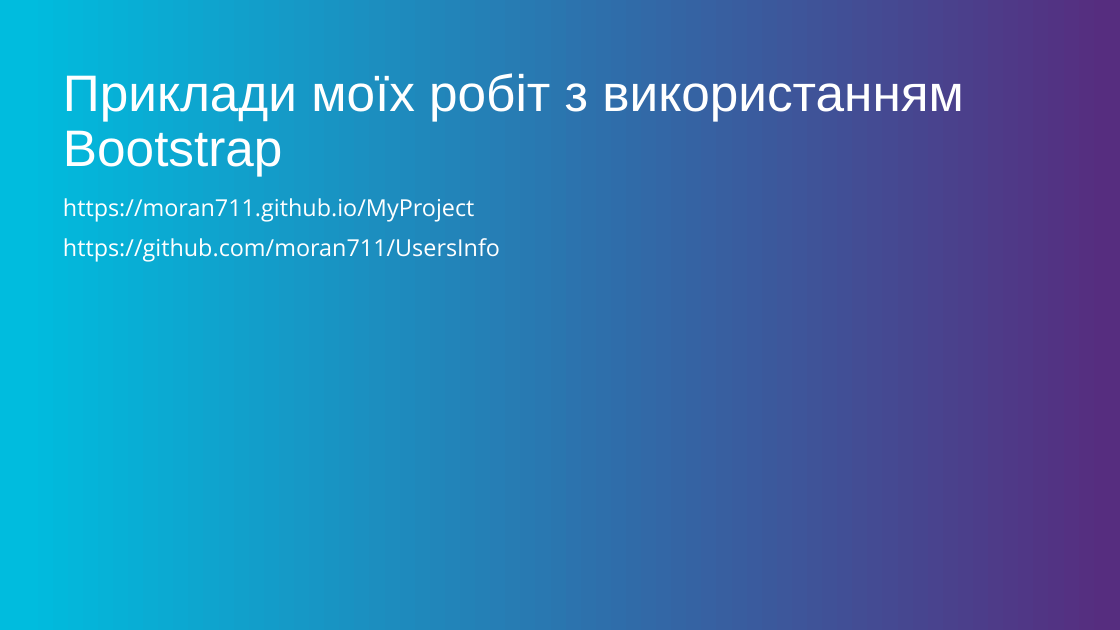
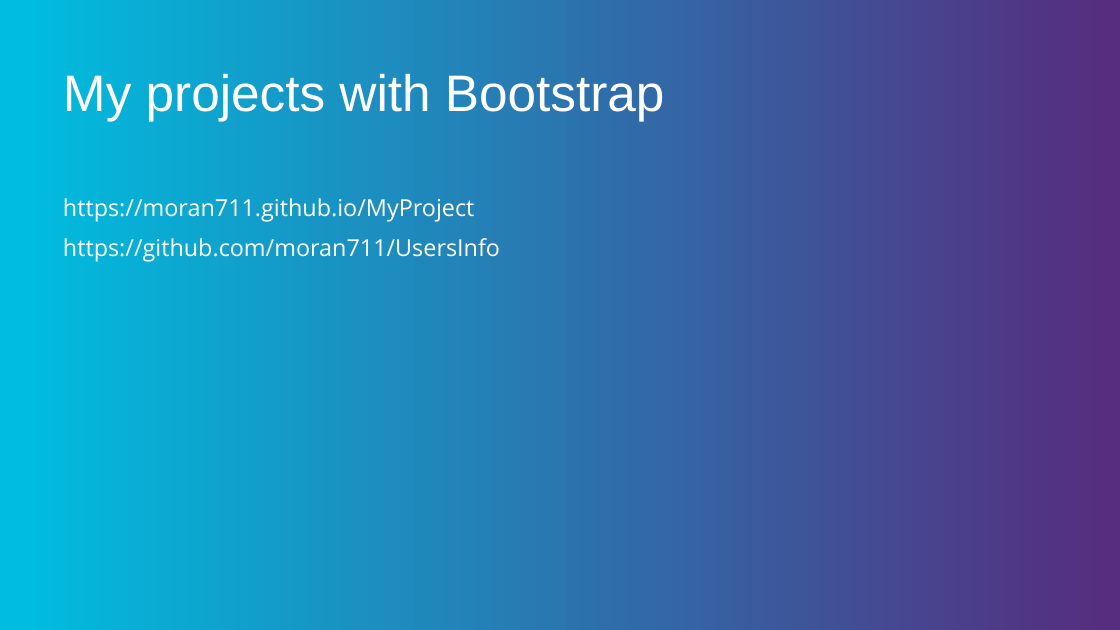
Before and after one commit to moran711/presentations, a slide deck: slide 12 of bootstrap/bootstrap.pptx. Drawn at 1120x630 pixels with LibreOffice and Linux fonts; fonts in the diff are those of the drawing; background and template pictures are left out. Boxes give left, top, right and bottom in pixels: in the first picture for what was removed or moved away, otherwise in the second. Text is boxed around its words. In the diff, an @@ line names an element or a change of style, - is before the commit and + after.

Commit message:
translate bootstrap preentation to English

```diff
--- a/bootstrap/bootstrap.pptx
+++ b/bootstrap/bootstrap.pptx
@@ title at <box>63,73,665,121</box>: text changed @@
-Приклади моїх робіт з використанням Bootstrap
+My projects with Bootstrap
```
Also in this commit, not shown: 3 other slides changed, 5 slides added, 5 slides removed, 1 other file.
